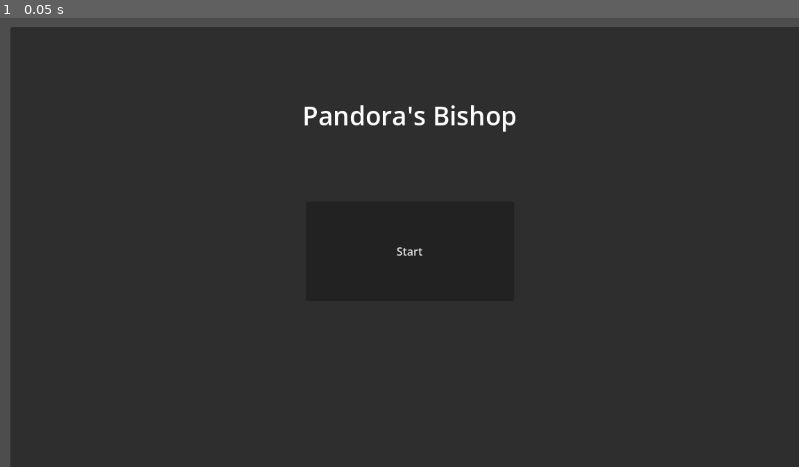
Above: before the commit, frame 1.
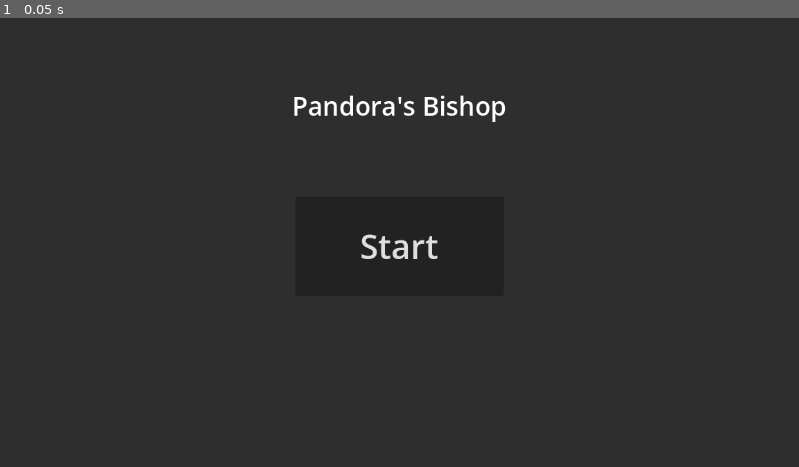
Above: after the commit, the same moment.

Repository: peddyjet/Arcademia-2026
Game: Godot game, scene res://scenes/title_screen.tscn
The game is run twice, just before and just after one commit, with the same random seed, the same clock (stepped at 60 frames per second) and the same inputs. Before the commit the project starts from res://title_screen.tscn.
Inputs:
- Up to frame 1 (0.05 s): no input

The runs differ from the first frame. In frame 1, 4.4% of the frame differs, in the area x 0-100%, y 0-100%.

Commit message:
Rename title screen

Diff:
--- a/game/title_screen.tscn
+++ b/game/scenes/title_screen.tscn
@@ -16,9 +16,9 @@
 anchors_preset = 15
 anchor_right = 1.0
 anchor_bottom = 1.0
-offset_left = 15.0
-offset_top = 13.0
-offset_right = 15.0
+offset_left = -1.0
+offset_top = -1.0
+offset_right = 1.0
 offset_bottom = 13.0
 grow_horizontal = 2
 grow_vertical = 2
@@ -49,5 +49,8 @@
 offset_top = -71.625
 offset_right = 150.1875
 offset_bottom = 71.625
+grow_horizontal = 2
+grow_vertical = 2
+theme_override_font_sizes/font_size = 48
 text = "Start"
 metadata/_edit_group_ = true
